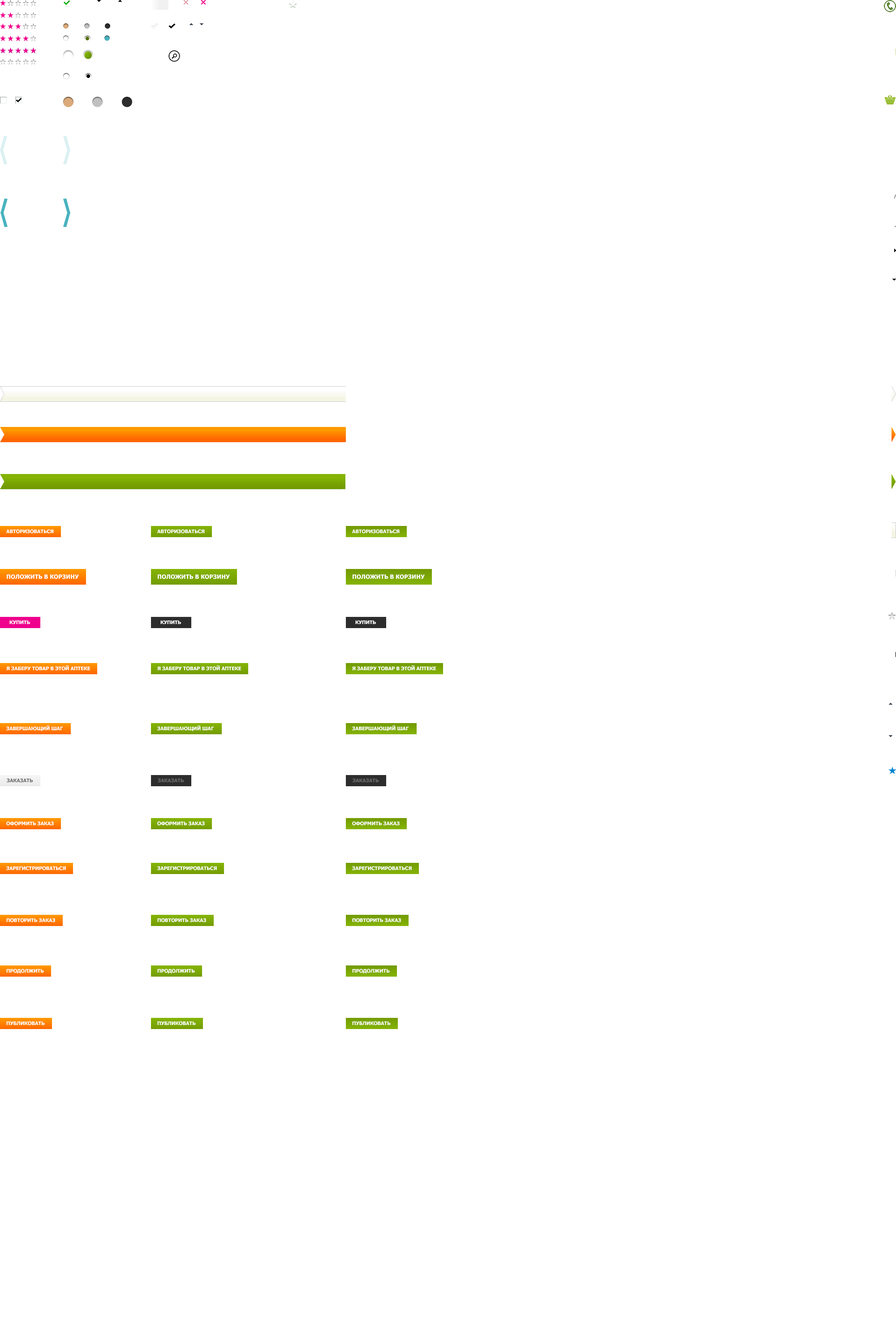
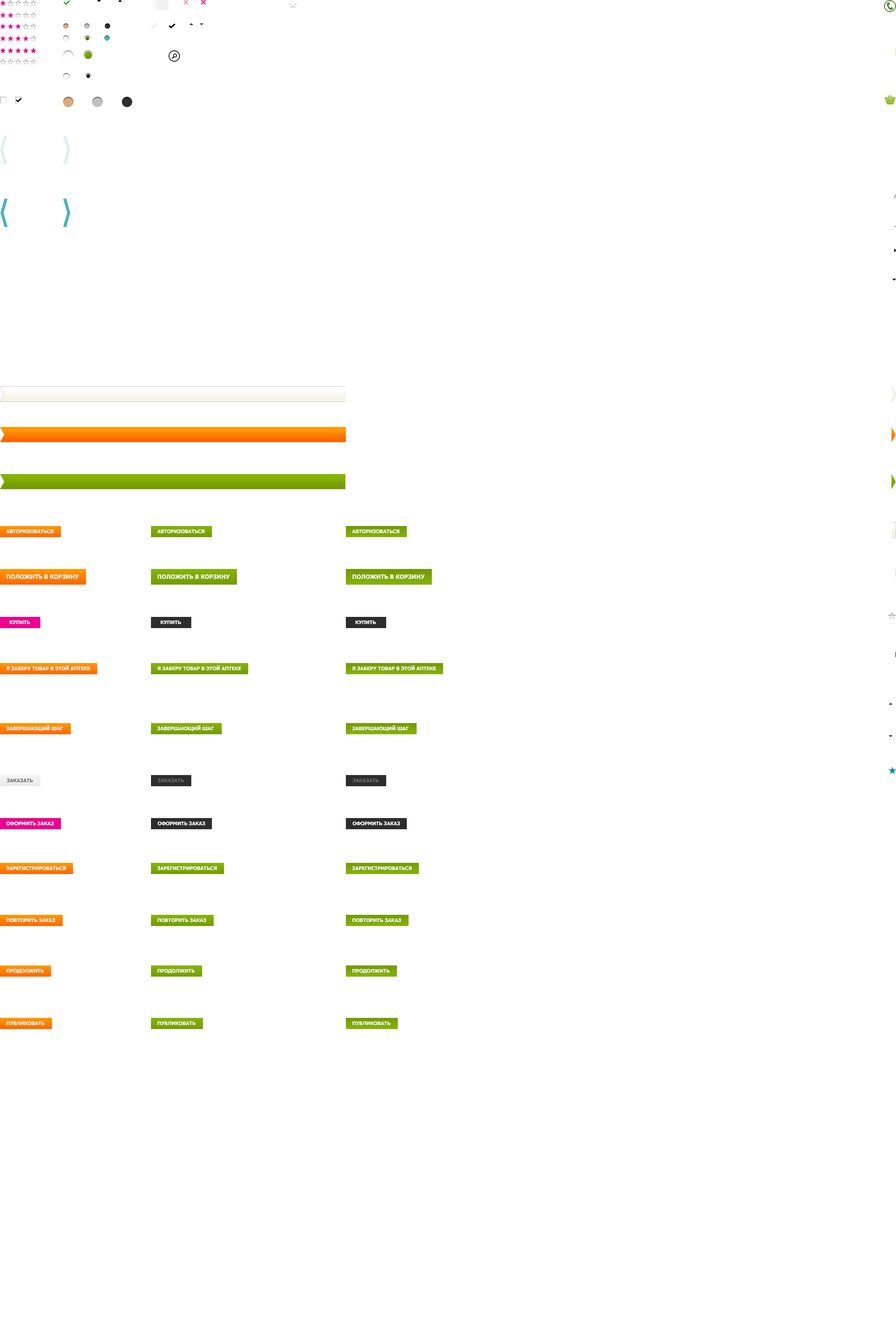
Two versions of the same layered image (896 × 1344). Layer-by-layer changes:
hid "Text" (5th of 37) over [345, 817, 407, 829]
hid "Text" (6th of 37) over [150, 817, 212, 829]
hid "Text" (7th of 37) over [0, 817, 61, 829]
added layer "Text copy 4" above "Text" over [345, 817, 407, 829]
added layer "Text" (8th of 37) above "Text" over [150, 817, 212, 829]
added layer "Text" (9th of 37) above "Text" over [0, 817, 61, 829]
